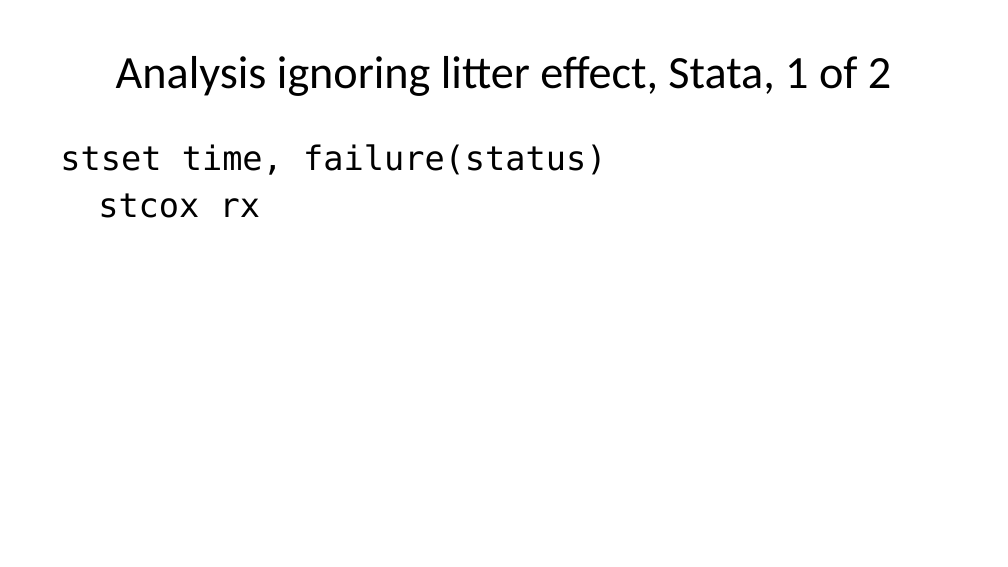
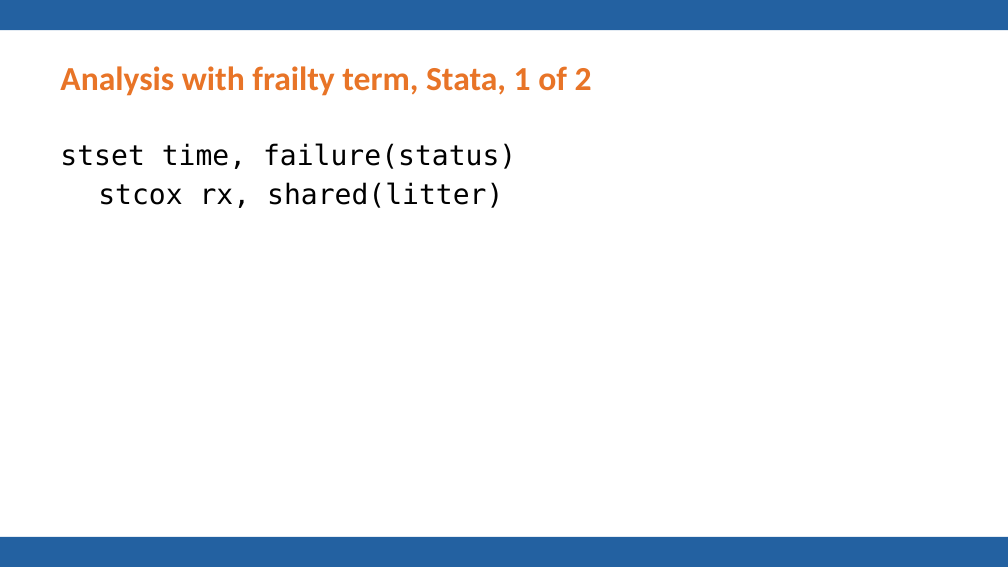
Before and after one commit to pmean/talks, a slide deck: slide 42 of frailty/frailty.pptx (slide 32 before the commit). Drawn at 1008x567 pixels with LibreOffice and Linux fonts; fonts in the diff are those of the drawing; background and template pictures are left out. Boxes give left, top, right and bottom in pixels: in the first picture for what was removed or moved away, otherwise in the second. Text is boxed around its words. In the diff, an @@ line names an element or a change of style, - is before the commit and + after.

Commit message:
Finalized frailty talk

```diff
--- a/frailty/frailty.pptx
+++ b/frailty/frailty.pptx
@@ rectangle added at (0, 0, 1008, 30), fill #2361A1 @@
@@ title at (60, 66, 592, 96): text changed; size 33 to 24 pt; text colour #000000 to #E87427; bold on @@
-Analysis ignoring litter effect, Stata, 1 of 2
+Analysis with frailty term, Stata, 1 of 2
@@ text at (60, 143, 516, 208): text changed; size 24 to 20 pt @@
-stset time, failure(status)
-stcox rx
+stset time, failure(status)
+stcox rx, shared(litter)
@@ rectangle added at (0, 537, 1008, 567), fill #2361A1 @@
```
Also in this commit, not shown: 48 other slides changed, 6 slides added, 1 slide removed, 2 other files.
